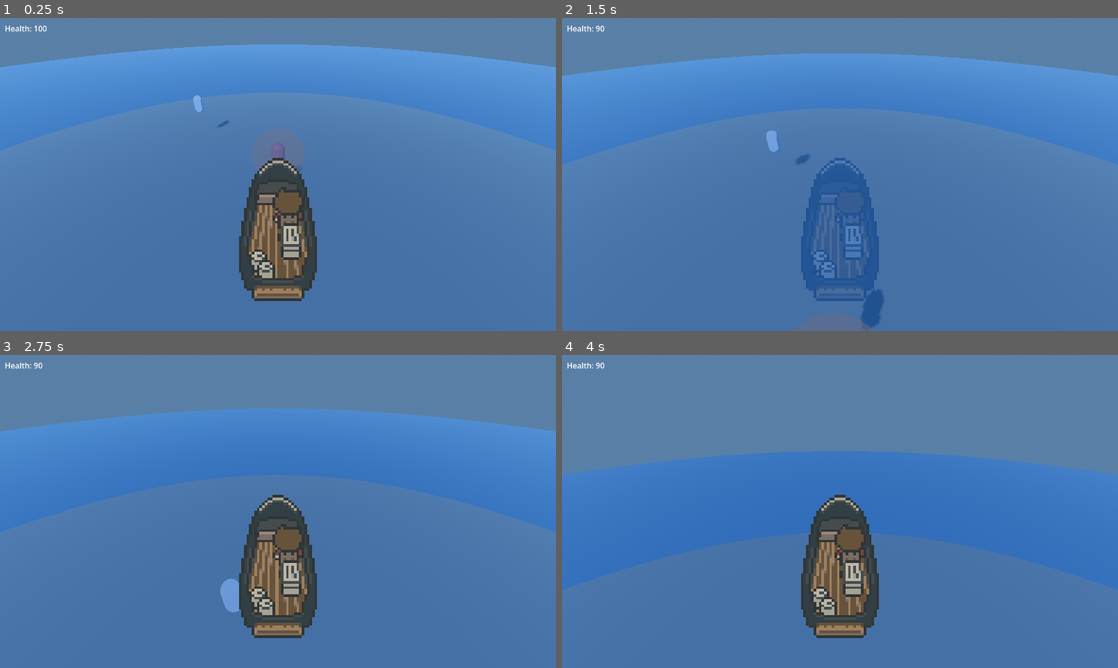
Above: before the commit, frames 1-4 (two rows, left to right).
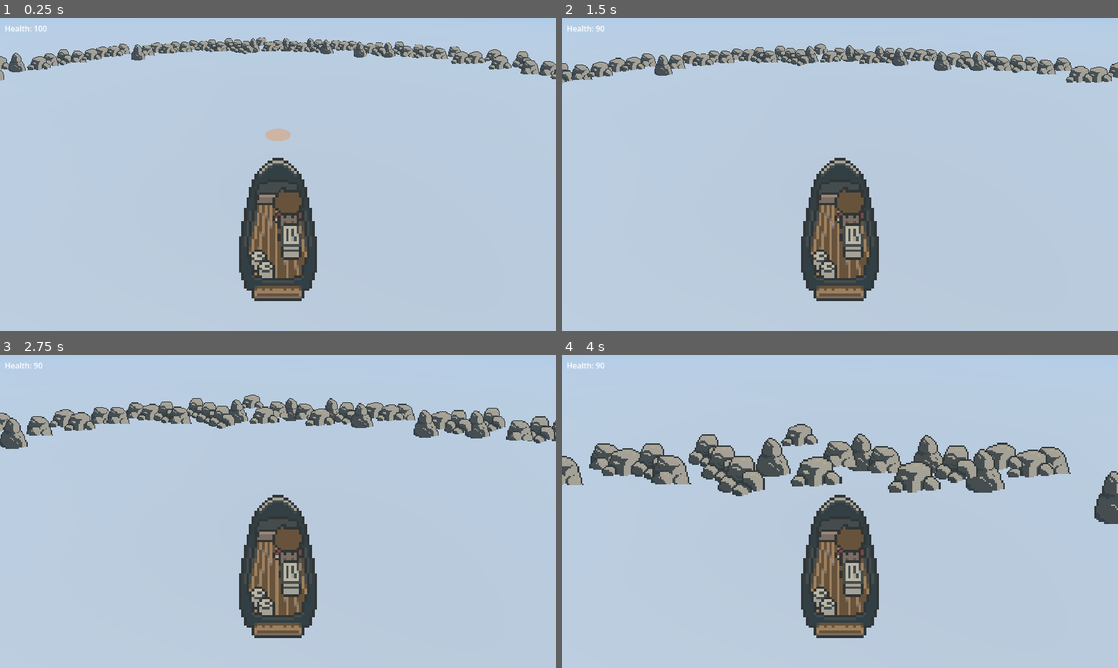
Above: after the commit, the same moments.

Repository: onebit-aidan-kris/scary-fish-jam
Game: Godot game, scene res://scenes/levels/fishing/fishing_level.tscn
Same seed, same stepped clock (60 frames per second), same inputs: the game is played once before the commit and once after it.
Inputs (mouse positions are in pixels of both pictures, inside the frame that each line leads up to):
- Up to frame 1 (0.25 s): no input
- Up to frame 2 (1.5 s): move the mouse to (867, 174) at 0.52 s; hold Ctrl (crouch) 0.53-1.28 s; hold W (move_forward) from 0.53 s (still down); tap Space (jump) at 0.77 s; move the mouse to (812, 174) at 1.27 s; tap E (interact) at 1.35 s
- Up to frame 3 (2.75 s): keep holding W (move_forward); tap Space (jump) at 1.52 s; move the mouse to (289, 505) at 2.02 s; tap Shift (net_arm) at 2.1 s
- Up to frame 4 (4 s): keep holding W (move_forward); move the mouse to (834, 517) at 2.77 s; tap Ctrl (crouch) at 2.85 s; tap Space (jump) at 3.02, 3.77 s; move the mouse to (878, 514) at 3.52 s; tap E (interact) at 3.6 s

The runs differ from the first frame. In frame 1, 95% of the frame differs, in the area x 0-100%, y 0-100%; in frame 2, 100%; in frame 3, 95%; in frame 4, 95%.

Commit message:
Add rock spawner

Diff:
--- a/project/scenes/levels/fishing/fishing_level.tscn
+++ b/project/scenes/levels/fishing/fishing_level.tscn
@@ -16,6 +16,7 @@
 [ext_resource type="Script" uid="uid://bba01x3j11oyw" path="res://scripts/components/fish/player_detectable.gd" id="12_hdgy8"]
 [ext_resource type="PackedScene" uid="uid://d3f18gvut8igp" path="res://scenes/levels/fishing/hud.tscn" id="13_hud"]
 [ext_resource type="Script" uid="uid://clcjf1cfg352o" path="res://scripts/interfaces/fish/behavior_policy.gd" id="14_jaywq"]
+[ext_resource type="Script" uid="uid://bop81tscj8rdm" path="res://scenes/levels/fishing/rock_spawner.gd" id="17_qulve"]
 
 [sub_resource type="ProceduralSkyMaterial" id="ProceduralSkyMaterial_fish"]
 sky_top_color = Color(0.35, 0.6, 0.85, 1)
@@ -47,6 +48,9 @@
 metallic = 0.3
 roughness = 0.05
 
+[sub_resource type="PlaneMesh" id="PlaneMesh_1jjmo"]
+size = Vector2(1000, 1000)
+
 [sub_resource type="CylinderMesh" id="FloorMesh_fish"]
 top_radius = 36.0
 bottom_radius = 36.0
@@ -117,8 +121,13 @@
 shadow_enabled = true
 
 [node name="WaterSurface" type="MeshInstance3D" parent="." unique_id=1101279172 groups=["WaterSurface"]]
+visible = false
 mesh = SubResource("WaterMesh_fish")
 surface_material_override/0 = SubResource("WaterMat_fish")
+
+[node name="MeshInstance3D" type="MeshInstance3D" parent="." unique_id=252522768]
+transform = Transform3D(1, 0, 0, 0, 1, 0, 0, 0, 1, 0, -2, 0)
+mesh = SubResource("PlaneMesh_1jjmo")
 
 [node name="SeaFloor" type="MeshInstance3D" parent="." unique_id=397263360]
 transform = Transform3D(1, 0, 0, 0, 1, 0, 0, 0, 1, 0, -8, 0)
@@ -324,3 +333,9 @@
 
 [node name="BehaviorPolicy" type="Node" parent="." unique_id=1769684507]
 script = ExtResource("14_jaywq")
+
+[node name="RockSpawner" type="Node3D" parent="." unique_id=1376710829]
+script = ExtResource("17_qulve")
+radius = 35.0
+thickness = 1.5
+density = 4.8
--- /dev/null
+++ b/project/scenes/levels/fishing/rock.gd
@@ -0,0 +1,6 @@
+@tool
+extends StaticBody3D
+
+func _ready() -> void:
+	var sprite: Sprite3D = $RockSprite
+	sprite.frame = randi_range(0, sprite.hframes * sprite.vframes - 1)
--- /dev/null
+++ b/project/scenes/levels/fishing/rock.tscn
@@ -0,0 +1,21 @@
+[gd_scene format=3 uid="uid://cqgo7x3ibdciy"]
+
+[ext_resource type="Script" uid="uid://7j8jt30xcw12" path="res://scenes/levels/fishing/rock.gd" id="1_pyfux"]
+[ext_resource type="Texture2D" uid="uid://djjf7a88yvuqm" path="res://assets/spritesheets/rocks.png" id="1_r716d"]
+
+[sub_resource type="CapsuleShape3D" id="CapsuleShape3D_pyfux"]
+radius = 1.1228027
+height = 3.1228027
+
+[node name="Rock" type="StaticBody3D" unique_id=368164761]
+script = ExtResource("1_pyfux")
+
+[node name="CollisionShape3D" type="CollisionShape3D" parent="." unique_id=1446457936]
+shape = SubResource("CapsuleShape3D_pyfux")
+
+[node name="RockSprite" type="Sprite3D" parent="." unique_id=1012070416]
+pixel_size = 0.08
+billboard = 1
+texture_filter = 0
+texture = ExtResource("1_r716d")
+hframes = 4
--- /dev/null
+++ b/project/scenes/levels/fishing/rock_spawner.gd
@@ -0,0 +1,31 @@
+@tool
+extends Node3D
+
+const rock_scene := preload("uid://cqgo7x3ibdciy")
+
+@export_range(10.0, 200.0, 1.0, "exp") var radius := 100.0:
+	set(value):
+		radius = max(value, 1.0)
+		regenerate()
+@export_range(0.0, 100.0, 0.1, "exp") var thickness := 3.0:
+	set(value):
+		thickness = max(value, 0.0)
+		regenerate()
+@export_range(1.0, 20.0, 0.1, "exp") var density := 1.0:
+	set(value):
+		density = max(value, 0.0)
+		regenerate()
+
+
+func regenerate() -> void:
+	for child in get_children():
+		child.queue_free()
+
+	var count := int(radius * density)
+	for i in count:
+		var a := 2.0 * PI * i / count
+		var r := randfn(radius, thickness)
+
+		var rock: Node3D = rock_scene.instantiate()
+		rock.position = Vector3.FORWARD.rotated(Vector3.UP, a) * r
+		add_child(rock)
Not shown, added: project/scenes/levels/fishing/rock.gd.uid
Not shown, added: project/scenes/levels/fishing/rock_spawner.gd.uid
